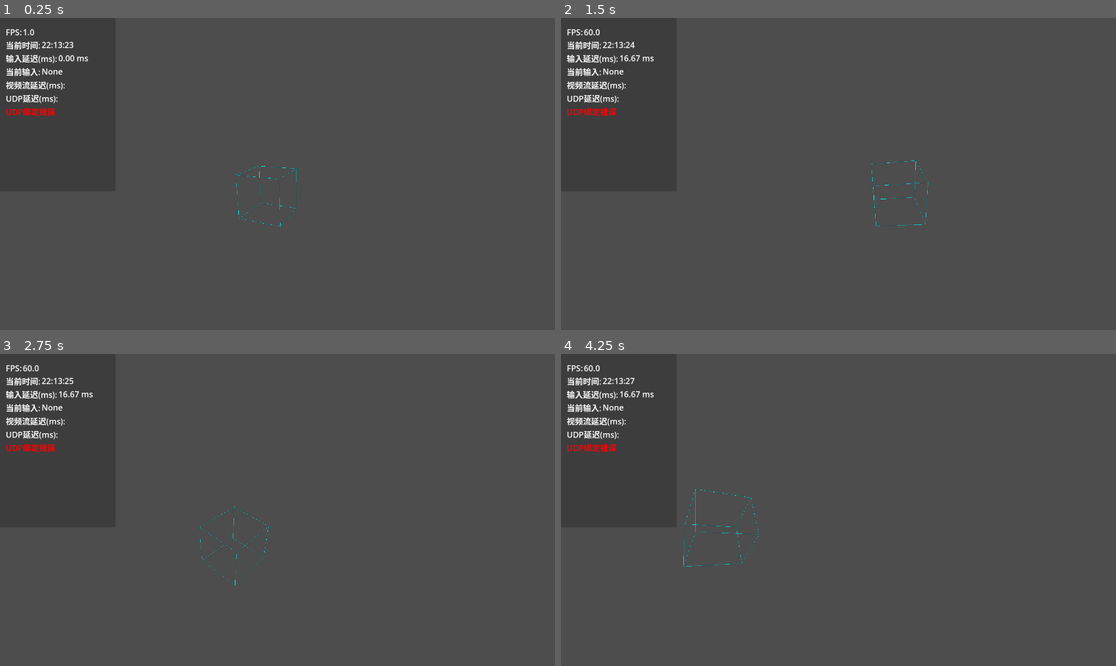
Above: before the commit, frames 1-4 (two rows, left to right).
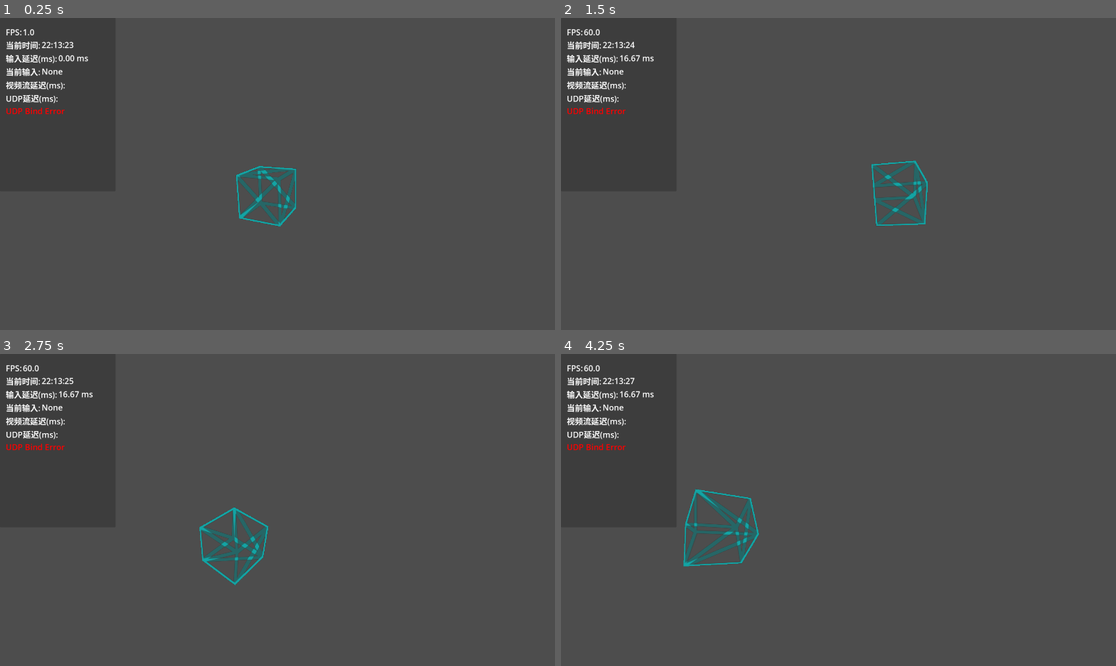
Above: after the commit, the same moments.

Repository: SZURPVision/Godot-Video-HUD-Test
Game: Godot game, scene res://main.tscn
The game is run twice, just before and just after one commit, with the same random seed, the same clock (stepped at 60 frames per second) and the same inputs.
Inputs (mouse positions are in pixels of both pictures, inside the frame that each line leads up to):
- Up to frame 1 (0.25 s): no input
- Up to frame 2 (1.5 s): tap Enter at 0.5 s; move the mouse to (866, 174) at 0.52 s; move the mouse to (810, 174) at 1.27 s
- Up to frame 3 (2.75 s): move the mouse to (288, 503) at 2.02 s
- Up to frame 4 (4.25 s): move the mouse to (832, 516) at 2.77 s; move the mouse to (877, 513) at 3.52 s

The runs differ from the first frame. In frame 1, 1.1% of the frame differs, in the area x 1-54%, y 28-67%; in frame 2, 1.1%; in frame 3, 1.2%; in frame 4, 1.4%, in the area x 1-36%, y 28-69%.

Commit message:
修正: 使用并行推流和渲染 其他: 使用Shader渲染线框,更接近工程实践

Diff:
--- a/godot/main.gd
+++ b/godot/main.gd
@@ -2,7 +2,7 @@
 
 # --- Configuration ---
 const UDP_PORT = 9999
-const HEADER_SIZE = 11 # 3 bytes (Info) + 8 bytes (Double Timestamp)
+const HEADER_SIZE = 11 # [ID, Chunk, Total, Time(8B)]
 
 # --- Log Files ---
 const LOG_PATH = "user://log_file.csv"
@@ -22,8 +22,6 @@
 @onready var input_latency_val: Label = $HUD_Layer/HUD/InfoPanel/Info_VBoxContainer/InputLatency_HBoxContainer/InputLatency_Value
 @onready var pressed_val: Label = $HUD_Layer/HUD/InfoPanel/Info_VBoxContainer/Pressed_HBoxContainer/Pressed_Value
 @onready var connection_status: Label = $HUD_Layer/HUD/InfoPanel/Info_VBoxContainer/ConnectionStatus
-
-# Latency Labels
 @onready var video_latency_val: Label = $HUD_Layer/HUD/InfoPanel/Info_VBoxContainer/VideoLatency_HBoxContainer/VideoLatency_Value
 @onready var udp_latency_val: Label = $HUD_Layer/HUD/InfoPanel/Info_VBoxContainer/UDP_Latency_HBoxContainer/UDP_Latency_Value
 
@@ -32,8 +30,8 @@
 var thread: Thread
 var mutex: Mutex
 var exit_thread: bool = false
-var texture_queue: Array = []
 var frame_buffer: Dictionary = {}
+var ready_image_queue: Array = [] # Stores decoded Images (CPU data)
 
 # --- 3D Control ---
 var camera_sensitivity: float = 0.2
@@ -42,7 +40,6 @@
 # --- Data Logging ---
 var log_file: FileAccess
 var log_timer: float = 0.0
-
 var current_video_latency: float = 0.0
 var current_udp_latency: float = 0.0
 var current_input_latency: float = 0.0
@@ -52,23 +49,24 @@
 	# 1. Setup UDP
 	udp = PacketPeerUDP.new()
 	if udp.bind(UDP_PORT) != OK:
-		connection_status.text = "UDP绑定错误"
+		connection_status.text = "UDP Bind Error"
 		connection_status.modulate = Color.RED
 	else:
-		connection_status.text = "等待连接..."
+		connection_status.text = "Waiting..."
 		connection_status.modulate = Color.YELLOW
+
+	# Increase Buffer if possible (helps with 165Hz bursts)
+	# udp.set_dest_address("127.0.0.1", 9999)
 
 	mutex = Mutex.new()
 	thread = Thread.new()
 	thread.start(_udp_thread_function)
 
-	_setup_wireframe_visuals()
-
-	# 2. Setup Video Log (FPS, UDP Latency, Video Proc Latency)
+	# 2. Setup Logging
 	log_file = FileAccess.open(LOG_PATH, FileAccess.WRITE)
 	if log_file:
 		log_file.store_line("Timestamp,FPS,UDPLatency_MS,VideoProcLatency_MS,InputLatency_MS")
-		print("Log: ", ProjectSettings.globalize_path(LOG_PATH))
+		print("Log path: ", ProjectSettings.globalize_path(LOG_PATH))
 
 	_toggle_mouse_capture(true)
 
@@ -92,27 +90,36 @@
 	current_input_latency = Performance.get_monitor(Performance.TIME_PROCESS) * 1000.0
 
 func _process(delta: float) -> void:
+	# --- UI Updates ---
 	time_val.text = Time.get_time_string_from_system()
 	fps_val.text = str(Engine.get_frames_per_second())
 
+	# --- Texture Update (Main Thread) ---
 	mutex.lock()
-	if not texture_queue.is_empty():
-		var frame_data = texture_queue.pop_back()
-		texture_queue.clear()
-
-		video_rect.texture = frame_data["texture"]
-
+	if not ready_image_queue.is_empty():
+		# Get the MOST RECENT frame (skips lags)
+		var frame_data = ready_image_queue.pop_back()
+		ready_image_queue.clear()
+		mutex.unlock()
+
+		# High Performance Update
+		if video_rect.texture:
+			video_rect.texture.update(frame_data["image"])
+		else:
+			video_rect.texture = ImageTexture.create_from_image(frame_data["image"])
+
+		# Update Stats
 		current_udp_latency = frame_data["udp_latency"]
 		var render_time = Time.get_unix_time_from_system() * 1000.0
 		current_video_latency = render_time - frame_data["arrival_time"]
 
-		if udp_latency_val:
-			udp_latency_val.text = "%.1f ms" % current_udp_latency
+		udp_latency_val.text = "%.1f ms" % current_udp_latency
 		video_latency_val.text = "%.1f ms" % current_video_latency
 
-		connection_status.text = "已连接"
+		connection_status.text = "Connected"
 		connection_status.modulate = Color.GREEN
-	mutex.unlock()
+	else:
+		mutex.unlock()
 
 	input_latency_val.text = "%.2f ms" % current_input_latency
 	var keys_text = ", ".join(active_keys.keys())
@@ -123,43 +130,43 @@
 		block_mesh.rotate_y(0.5 * delta)
 		block_mesh.rotate_x(0.2 * delta)
 
-	# Log Data
+	# --- Logging ---
 	log_timer += delta
 	if log_timer >= 0.5:
-		_log_data_to_files(keys_text)
+		_log_data_to_files()
 		log_timer = 0.0
 
 func _udp_thread_function() -> void:
 	while not exit_thread:
-		if udp.get_available_packet_count() > 0:
+		# 1. BURST READ: Drain the entire socket buffer
+		var packet_count = udp.get_available_packet_count()
+		if packet_count == 0:
+			OS.delay_usec(100) # Sleep 0.1ms
+			continue
+
+		for i in range(packet_count):
 			var pkt = udp.get_packet()
 			if pkt.size() <= HEADER_SIZE: continue
 
 			var frame_id = pkt[0]
 			var chunk_idx = pkt[1]
 			var total_chunks = pkt[2]
-			var timestamp_bytes = pkt.slice(3, 11)
-			var sent_time = timestamp_bytes.decode_double(0)
+			var sent_time = pkt.slice(3, 11).decode_double(0)
 			var payload = pkt.slice(11)
 			var arrival_time = Time.get_unix_time_from_system() * 1000.0
 
-			# --- CRITICAL SECTION START ---
 			mutex.lock()
 
-			# 1. Manage Frame Buffer (Same as before)
+			# --- Frame Assembly Logic ---
 			var is_new_session = false
 			if frame_buffer.has(frame_id):
-				var old_ts = frame_buffer[frame_id]["sent_time"]
-				if abs(sent_time - old_ts) > 0.1:
+				if abs(sent_time - frame_buffer[frame_id]["sent_time"]) > 0.1:
 					is_new_session = true
 
 			if not frame_buffer.has(frame_id) or is_new_session:
 				frame_buffer[frame_id] = {
-					"chunks": {},
-					"count": 0,
-					"total": total_chunks,
-					"sent_time": sent_time,
-					"arrival_time": arrival_time
+					"chunks": {}, "count": 0, "total": total_chunks,
+					"sent_time": sent_time, "arrival_time": arrival_time
 				}
 
 			var entry = frame_buffer[frame_id]
@@ -167,34 +174,47 @@
 				entry["chunks"][chunk_idx] = payload
 				entry["count"] += 1
 
-			# 2. Check for Completion
-			var ready_frame_data = null # Store data to process outside lock
-			var ready_frame_info = {}
-
+			# --- Check Completion ---
 			if entry["count"] >= entry["total"]:
-				# Frame is complete! Extract data NOW while locked
-				ready_frame_data = _assemble_frame_bytes(entry)
-				ready_frame_info = {
+				var final_data = _assemble_frame_bytes(entry)
+				var info = {
 					"sent_time": entry["sent_time"],
 					"arrival_time": entry["arrival_time"]
 				}
-				frame_buffer.erase(frame_id) # Clean up immediately
-
-			# Cleanup old frames
-			if frame_buffer.size() > 5:
-				frame_buffer.erase(frame_buffer.keys()[0])
-
-			mutex.unlock()
-			# --- CRITICAL SECTION END ---
-
-			# 3. Heavy Processing (OUTSIDE LOCK)
-			if ready_frame_data:
-				_process_and_queue_image(ready_frame_data, ready_frame_info)
-
-		else:
-			OS.delay_msec(1)
-
-# Helper to assemble bytes (Must be called inside lock or with local data)
+				frame_buffer.erase(frame_id)
+				mutex.unlock()
+
+				# 2. FIX: PASS MUTEX & QUEUE AS ARGUMENTS
+				# This prevents "null value" errors if the Node dies
+				WorkerThreadPool.add_task(
+					_decode_task.bind(final_data, info, mutex, ready_image_queue)
+				)
+			else:
+				mutex.unlock()
+
+		# Cleanup Logic (Safe cleanup of old frames)
+		mutex.lock()
+		if frame_buffer.size() > 5:
+			frame_buffer.erase(frame_buffer.keys()[0])
+		mutex.unlock()
+
+# --- Static-like Task (Runs on background thread) ---
+func _decode_task(data: PackedByteArray, info: Dictionary, mutex_ref: Mutex, queue_ref: Array):
+	if data.size() < 2: return
+
+	var img = Image.new()
+	var err = img.load_jpg_from_buffer(data)
+
+	if err == OK:
+		# Use the PASSED references, never "self"
+		mutex_ref.lock()
+		queue_ref.append({
+			"image": img,
+			"udp_latency": info["arrival_time"] - info["sent_time"],
+			"arrival_time": info["arrival_time"]
+		})
+		mutex_ref.unlock()
+
 func _assemble_frame_bytes(entry: Dictionary) -> PackedByteArray:
 	var full_data = PackedByteArray()
 	for i in range(entry["total"]):
@@ -202,122 +222,21 @@
 			full_data.append_array(entry["chunks"][i])
 	return full_data
 
-# Helper to decode and queue (called OUTSIDE lock)
-func _process_and_queue_image(data: PackedByteArray, info: Dictionary):
-	# Basic JPEG validation
-	if data.size() < 2 or data[0] != 0xFF or data[1] != 0xD8:
-		return
-
-	var img = Image.new()
-	# EXPENSIVE CPU OPERATION (Now safe to run in parallel)
-	var err = img.load_jpg_from_buffer(data)
-
-	if err == OK:
-		# EXPENSIVE GPU OPERATION (Safe in Godot 4, but keep outside lock)
-		var tex = ImageTexture.create_from_image(img)
-
-		var udp_lat = info["arrival_time"] - info["sent_time"]
-
-		# --- BRIEF LOCK TO PUSH TO QUEUE ---
-		mutex.lock()
-		texture_queue.append({
-			"texture": tex,
-			"udp_latency": udp_lat,
-			"arrival_time": info["arrival_time"]
-		})
-		mutex.unlock()
-
-func _decode_and_queue(fid: int):
-	if not frame_buffer.has(fid): return
-
-	var entry = frame_buffer[fid]
-	var full_data = PackedByteArray()
-
-	var is_valid = true
-	for i in range(entry["total"]):
-		if entry["chunks"].has(i):
-			full_data.append_array(entry["chunks"][i])
-		else:
-			is_valid = false
-			break
-
-	if not is_valid:
-		frame_buffer.erase(fid)
-		return
-
-	if full_data.size() < 2 or full_data[0] != 0xFF or full_data[1] != 0xD8:
-		frame_buffer.erase(fid)
-		return
-
-	var img = Image.new()
-	var err = img.load_jpg_from_buffer(full_data)
-
-	if err == OK:
-		var tex = ImageTexture.create_from_image(img)
-
-		# Network Latency = Arrival - Sent
-		var udp_lat = entry["arrival_time"] - entry["sent_time"]
-
-		texture_queue.append({
-			"texture": tex,
-			"udp_latency": udp_lat,
-			"arrival_time": entry["arrival_time"]
-		})
-
-	frame_buffer.erase(fid)
-
-func _setup_wireframe_visuals():
-	ar_container.mouse_filter = Control.MOUSE_FILTER_IGNORE
-	ar_viewport.transparent_bg = true
-
-	if block_mesh:
-		var m = ArrayMesh.new()
-		var verts = PackedVector3Array([
-			Vector3(-1,-1,-1), Vector3(1,-1,-1), Vector3(1,1,-1), Vector3(-1,1,-1),
-			Vector3(-1,-1,1), Vector3(1,-1,1), Vector3(1,1,1), Vector3(-1,1,1)
-		])
-		var indices = PackedInt32Array([
-			0,1, 1,2, 2,3, 3,0,
-			4,5, 5,6, 6,7, 7,4,
-			0,4, 1,5, 2,6, 3,7
-		])
-
-		var arrays = []
-		arrays.resize(Mesh.ARRAY_MAX)
-		arrays[Mesh.ARRAY_VERTEX] = verts
-		arrays[Mesh.ARRAY_INDEX] = indices
-
-		m.add_surface_from_arrays(Mesh.PRIMITIVE_LINES, arrays)
-
-		var mat = StandardMaterial3D.new()
-		mat.shading_mode = BaseMaterial3D.SHADING_MODE_UNSHADED
-		mat.albedo_color = Color.CYAN
-		mat.vertex_color_use_as_albedo = true
-
-		block_mesh.mesh = m
-		block_mesh.material_override = mat
-		block_mesh.scale = Vector3(0.5, 0.5, 0.5)
-
 func _toggle_mouse_capture(capture: bool):
 	mouse_captured = capture
-	if capture:
-		Input.set_mouse_mode(Input.MOUSE_MODE_CAPTURED)
-	else:
-		Input.set_mouse_mode(Input.MOUSE_MODE_VISIBLE)
-
-func _log_data_to_files(keys_str: String):
-	var timestamp = Time.get_unix_time_from_system()
-
-	# 1. Log Video Stats
+	Input.set_mouse_mode(Input.MOUSE_MODE_CAPTURED if capture else Input.MOUSE_MODE_VISIBLE)
+
+func _log_data_to_files():
 	if log_file:
-		var line_video = "%s,%s,%.2f,%.2f,%.2f" % [
+		var timestamp = Time.get_unix_time_from_system()
+		var line = "%s,%s,%.2f,%.2f,%.2f" % [
 			timestamp,
 			fps_val.text,
 			current_udp_latency,
 			current_video_latency,
 			current_input_latency
 		]
-		log_file.store_line(line_video)
+		log_file.store_line(line)
 
 func _exit_tree() -> void:
 	exit_thread = true
--- a/godot/main.tscn
+++ b/godot/main.tscn
@@ -1,8 +1,18 @@
-[gd_scene load_steps=3 format=3 uid="uid://re8k5wdt3k7n"]
+[gd_scene load_steps=5 format=3 uid="uid://re8k5wdt3k7n"]
 
 [ext_resource type="Script" uid="uid://bscs3rcgq0l1a" path="res://main.gd" id="1_ig7tw"]
+[ext_resource type="Shader" uid="uid://c7bkc5hmqf643" path="res://wireframe.gdshader" id="2_0xm2m"]
+
+[sub_resource type="ShaderMaterial" id="ShaderMaterial_h2yge"]
+render_priority = 0
+shader = ExtResource("2_0xm2m")
+shader_parameter/albedo = Color(1, 1, 1, 1)
+shader_parameter/wire_color = Color(0, 0, 0, 1)
+shader_parameter/wire_width = 5.0
+shader_parameter/wire_smoothness = 0.01
 
 [sub_resource type="BoxMesh" id="BoxMesh_ig7tw"]
+material = SubResource("ShaderMaterial_h2yge")
 
 [node name="Main" type="Node2D"]
 script = ExtResource("1_ig7tw")
--- /dev/null
+++ b/godot/wireframe.gdshader
@@ -0,0 +1,45 @@
+// Reference from https://godotshaders.com/shader/wireframe-shader-godot-4-0/
+shader_type spatial;
+// "cull_disabled" lets you see the wires on the back of the object.
+// "unshaded" ensures the cyan is bright and flat (ignoring lights).
+render_mode cull_disabled, unshaded;
+
+uniform vec4 albedo : source_color = vec4(0.0, 1.0, 1.0, 1.0); // Default Cyan
+uniform float wire_width : hint_range(0.0, 40.0) = 1.0;
+uniform float wire_smoothness : hint_range(0.0, 0.1) = 0.01;
+
+varying vec3 barys;
+
+void vertex() {
+	int index = VERTEX_ID % 3;
+	switch (index) {
+		case 0:
+			barys = vec3(1.0, 0.0, 0.0);
+			break;
+		case 1:
+			barys = vec3(0.0, 1.0, 0.0);
+			break;
+		case 2:
+			barys = vec3(0.0, 0.0, 1.0);
+			break;
+	}
+}
+
+void fragment() {
+	// Calculate the derivative (rate of change) of the barycentric coords
+	vec3 deltas = fwidth(barys);
+
+	// Calculate the edge factor
+	vec3 barys_s = smoothstep(deltas * wire_width - wire_smoothness, deltas * wire_width + wire_smoothness, barys);
+	float wires = min(barys_s.x, min(barys_s.y, barys_s.z));
+
+	// --- KEY CHANGES ---
+
+	// 1. Set Color to Cyan
+	ALBEDO = vec3(0.0, 1.0, 1.0);
+
+	// 2. Use 'wires' to control Alpha.
+	// 'wires' is 1.0 at the center of the face, and 0.0 at the edge.
+	// We want 0.0 alpha at the center, and 1.0 alpha at the edge.
+	ALPHA = ( 1.0 - wires ) * 0.5;
+}
Not shown, added: godot/export_presets.cfg
Not shown, added: godot/wireframe.gdshader.uid
Not shown, changed: .gitignore
Not shown, changed: README.md
Not shown, added: refresh_rate_getter.py
Not shown, changed: sender.py
